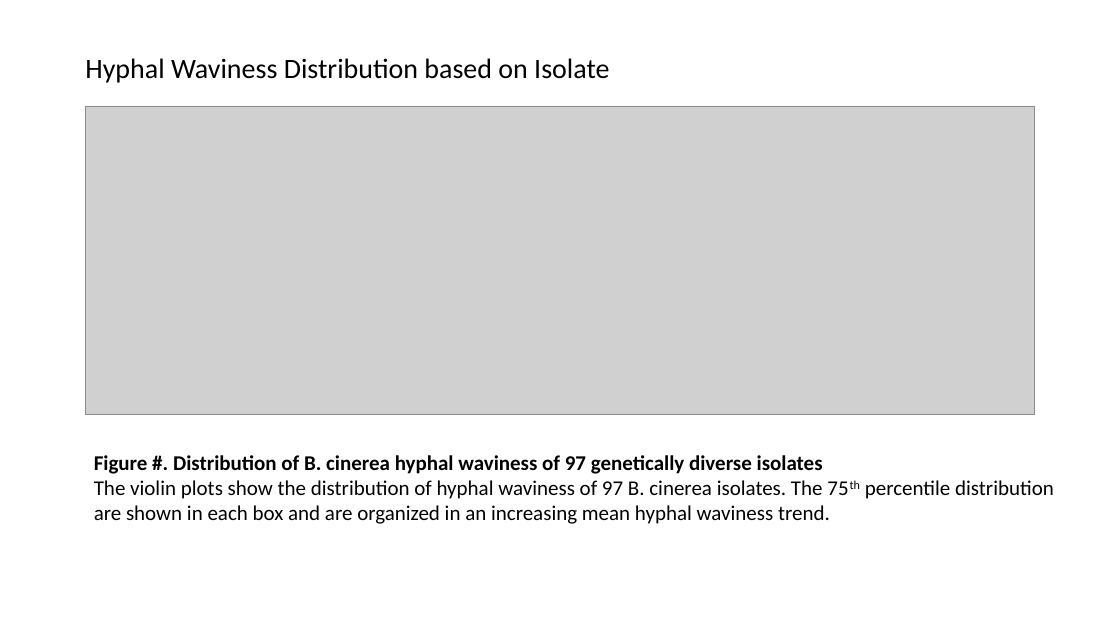
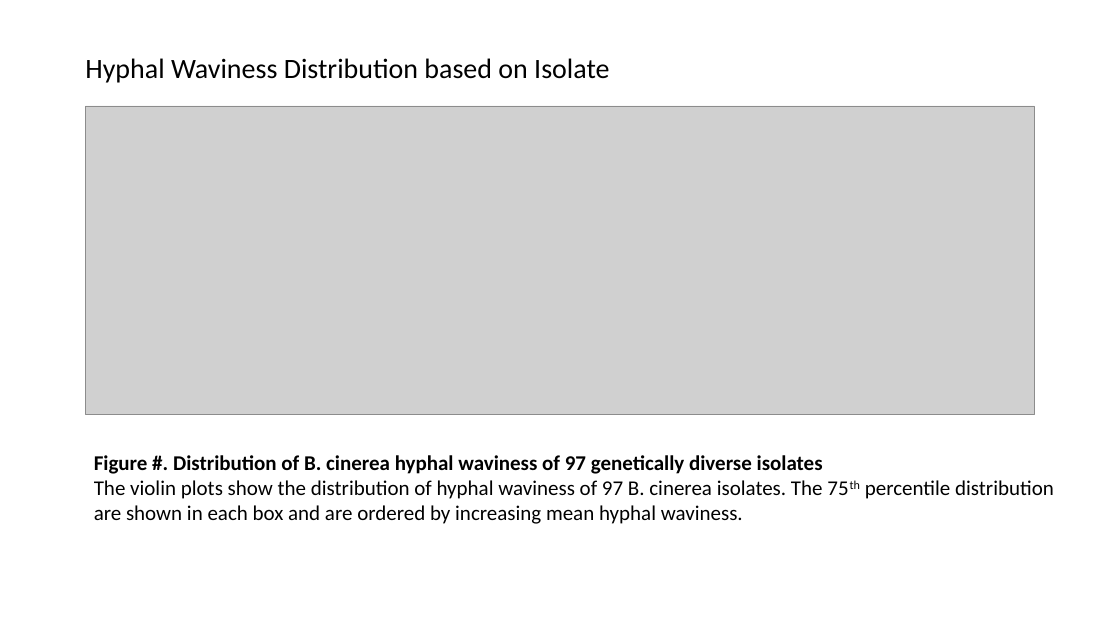
Before and after one commit to JosueVega/Hwaviness, a slide deck: slide 4 of paper/HWavinessGraphs_Figs_Capt.pptx. Drawn at 1120x630 pixels with LibreOffice and Linux fonts; fonts in the diff are those of the drawing; grey boxes stand for pictures. Boxes give left, top, right and bottom in pixels: in the first picture for what was removed or moved away, otherwise in the second. Text is boxed around its words. In the diff, an @@ line names an element or a change of style, - is before the commit and + after.

```diff
--- a/paper/HWavinessGraphs_Figs_Capt.pptx
+++ b/paper/HWavinessGraphs_Figs_Capt.pptx
@@ text at [94,480,1054,524]: text changed @@
-The violin plots show the distribution of hyphal waviness of 97 B. cinerea isolates. The 75th percentile distribution are shown in each box and are organized in an increasing mean hyphal waviness trend.
+The violin plots show the distribution of hyphal waviness of 97 B. cinerea isolates. The 75th percentile distribution are shown in each box and are ordered by increasing mean hyphal waviness.
```
Also in this commit, not shown: 1 other slide changed, 2 other files.
